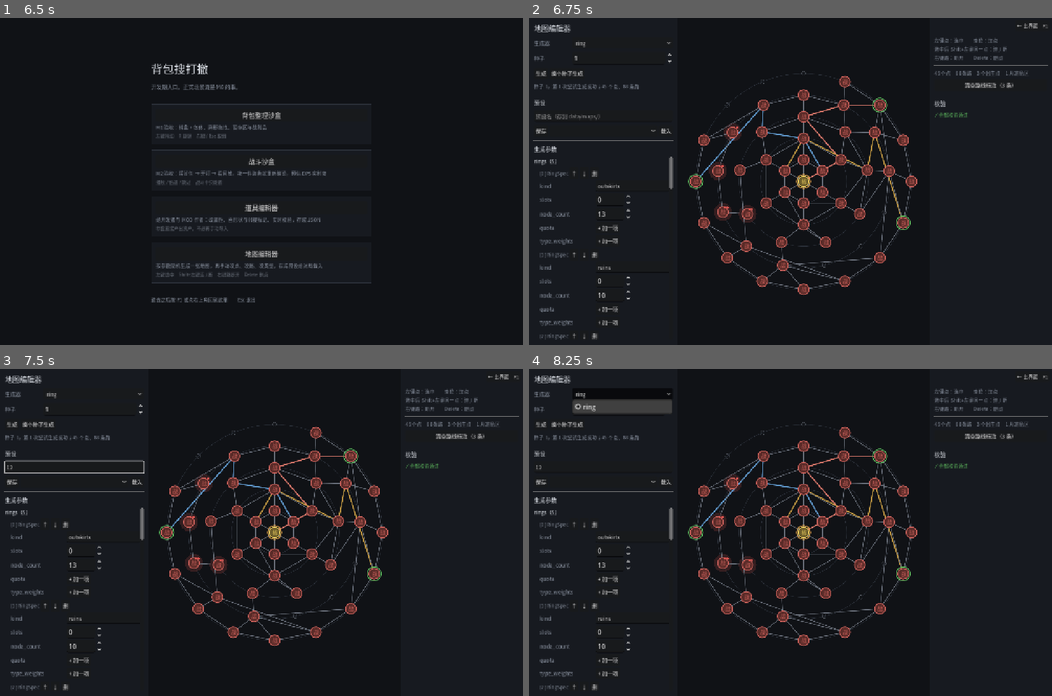
Above: before the commit, frames 1-4 (two rows, left to right).
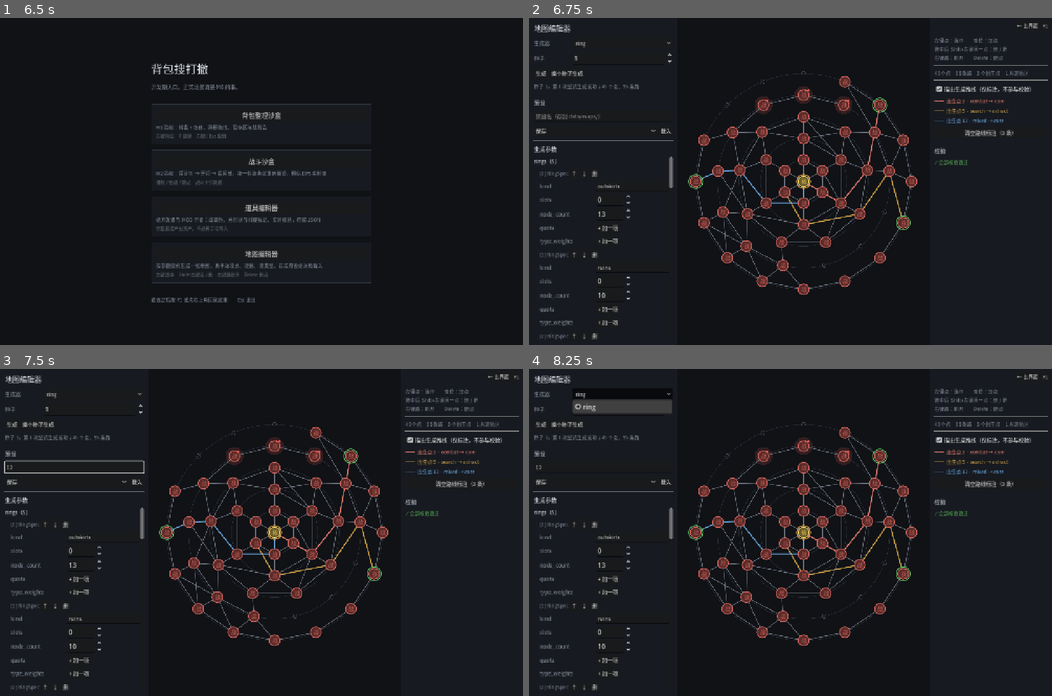
Above: after the commit, the same moments.

Repository: oZlUche/packsoudc
Game: Godot game, scene res://ui/launcher.tscn
The game is run twice, just before and just after one commit, with the same random seed, the same clock (stepped at 60 frames per second) and the same inputs.
Inputs (mouse positions are in pixels of both pictures, inside the frame that each line leads up to):
- Up to frame 1 (6.5 s): click "背包整理沙盒" at 0.5 s; click "← 主界面 F1" at 1.25 s; click "战斗沙盒" at 2 s; click "← 主界面 F1" at 2.75 s; click "道具编辑器" at 3.5 s; click (230, 112) at 4.27 s; type "12" at 4.35 s; click (219, 148) at 4.5 s; type "12" at 4.58 s; click "← 主界面 F1" at 5 s; click "有未保存的改动 · 再按一次 F1 离开" at 5.75 s
- Up to frame 2 (6.75 s): click "地图编辑器" at 6.5 s
- Up to frame 3 (7.5 s): click (73, 467) at 7.27 s; type "12" at 7.35 s
- Up to frame 4 (8.25 s): click "ring" at 8 s

Frame 1 is identical in both runs. In frame 2, 2.8% of the frame differs, in the area x 18-100%, y 16-81%; in frame 3, 2.8%; in frame 4, 2.8%.

Commit message:
fix(map): 路线是生成规则不是合格条件；单条路径加长度上限
作者指正两处、问了一句。

路线从校验里拿掉：skeleton / pivot / zone_skeleton 三条规则删除。路线决定地图
怎么长出来，长出来之后一张图合不合格只看它自己；graph.routes 只是标注
（开局挑出生点时给玩家看的），手改、手绘的图可以没有或对不上。
生成器照旧按这些规则长图，只是不再拿它们判一张图的死活。

编辑器里的彩色粗线就是这份标注 —— 画了却没给图例，现在右栏有图例与开关。

新增 edge_max_ring_offset / edge_max_slot_offset（默认各 1），写进 layout_meta。
跨环的槽位偏移用外环的槽位量：第一版投到内环上，内环六个槽位时一格 60°，
等于没限制。连带三处：
- 正对空白区的点可以没有向内的边，靠同环的弧连到别处；
- 路线撞上空白区时沿当前环横着挪，不再拉一条长边跳过去；
- 断边不许断出孤岛（断之前查连通）——「每个点都有向内的径向边」不再成立，
  连通性不能再指望它兜底。断边概率 1.0 时第一次尝试就连通。
route_drift 默认 2 -> 1 且受上限约束，034 里按环长缩放的做法作废。

64 种子 × 3~7 环全部成功，失败原因仍只有 zone_missing。
测试 1728 -> 1752 断言。

Co-Authored-By: Claude Fable 5.1 <noreply@anthropic.com>

Diff:
--- a/core/map/generators/ring_map_config.gd
+++ b/core/map/generators/ring_map_config.gd
@@ -17,7 +17,7 @@
 @export var entry_min_gap: int = 2
 ## 向内走时，下一环的候选槽位在当前次序比例的 ± 多少个槽位之内。
 ## 单位是【最外环的槽位】，到内环按环长等比缩小（至少 1）—— 和 entry_min_gap 同一把尺
-@export var route_drift: int = 2
+@export var route_drift: int = 1
 ## 走过几环之后才允许路线合流。太早合流，风格就没意义了
 @export var converge_after_ring: int = 2
 ## 相邻路线之间每隔几环要有一个换乘点。0 = 不要 ——
@@ -44,6 +44,12 @@
 @export var danger_zones: Array[DangerZoneSpec] = []
 
 @export_group("边与槽位")
+## 单条路径的长度上限：一条边两端最多差几环。生成器只连相邻环，所以 1 就是它会用到的最大值
+@export var edge_max_ring_offset: int = 1
+## 单条路径的长度上限：一条边两端最多差几个槽位。同环 = 相邻槽位；
+## 跨环 = 把里面那个点按比例投到外面那环上（外环的槽位更细，拿它当尺子），正对着的那个 ± 这么多。
+## 正对着空白区的点因此可以【没有】向内的边，它靠同环的弧连到别处
+@export var edge_max_slot_offset: int = 1
 ## 同环相邻边被断开的概率。骨架边与换乘弧不受影响
 @export var tangential_break_chance: float = 0.35
 ## 每个节点向内连接的邻近节点数范围
--- a/core/map/generators/ring_map_generator.gd
+++ b/core/map/generators/ring_map_generator.gd
@@ -44,7 +44,12 @@
 	_rng = rng
 	_graph = MapGraph.new()
 	_graph.layout_kind = &"ring"
-	_graph.layout_meta = {"ring_count": _cfg.ring_count(), "ring_slots": {}}
+	_graph.layout_meta = {
+		"ring_count": _cfg.ring_count(), "ring_slots": {},
+		# 这张图自己带着边长上限：校验、编辑器都从图上读，不必手上有配置
+		"edge_max_ring_offset": _cfg.edge_max_ring_offset,
+		"edge_max_slot_offset": _cfg.edge_max_slot_offset,
+	}
 	_ring_slots = []
 	_protected_nodes = {}
 	_protected_edges = {}
@@ -279,22 +284,22 @@
 	if exclusive:
 		need = maxi(1, floori(float(_cfg.entry_min_gap) * float(slots) / float(outer_slots)))
 
-	var cands := {}
+	var approaches := {}
 	for i in active:
 		var from_path: Array[int] = paths[i]
-		cands[i] = _inward_candidates(from_path[-1], r)
+		approaches[i] = _approach(from_path[-1], r)
 	# 候选最少的先挑 —— 先让选择多的挑，可能正好把别人唯一的落点占掉
 	var order: Array[int] = active.duplicate()
 	order.sort_custom(func(a: int, b: int) -> bool:
-		var ca := (cands[a] as Array).size()
-		var cb := (cands[b] as Array).size()
+		var ca := (approaches[a]["cands"] as Array).size()
+		var cb := (approaches[b]["cands"] as Array).size()
 		return ca < cb or (ca == cb and a < b))
 
 	var taken: Array[int] = []      # 这一环上已经被挑走的槽位
 	for i in order:
-		var options: Array[int] = cands[i]
+		var options: Array[int] = approaches[i]["cands"]
 		if options.is_empty():
-			build_note = "路线走到第 %d 环没有落点（空白区挡住了，或 route_drift 太小）" % r
+			build_note = "路线走到第 %d 环没有落点：沿着外面那环怎么挪，正对着的都是空白区" % r
 			return false
 		var pool := _filter_far(options, taken, need, slots)
 		if pool.is_empty() and need > 1:
@@ -303,6 +308,15 @@
 			pool = options      # 再退一步：挤不开就合流，总好过整张图作废
 		var pick: int = pool[_rng.randi_range(0, pool.size() - 1)]
 		var path: Array[int] = paths[i]
+		# 正对着空白区时，先沿当前这环横着挪几步，挪到能向内走的地方
+		var walk: Array[int] = approaches[i]["walk"]
+		for side in walk:
+			_protect_edge(path[-1], side, &"tangential")
+			_protected_nodes[side] = true
+			path.append(side)
+		# 横着挪过之后，pick 得是从【挪到的那个点】够得着的
+		if not walk.is_empty() and not _within_limit(path[-1], pick):
+			pick = options[0]
 		_protect_edge(path[-1], pick, &"radial")
 		_protected_nodes[pick] = true
 		path.append(pick)
@@ -310,36 +324,47 @@
 	return true
 
 
-## 从 from_id 向内一环的候选落点：次序比例最接近的槽位 ± 漂移量。
+## 从 from_id 怎么走到第 to_ring 环：`{walk, cands}`。
+##
+## 正常情况 walk 为空，cands 是向内一环里够得着的点（边长上限之内，且不超过 route_drift）。
+## 正对着一段空白区时一个都够不着 —— 那就沿当前这环向两边找最近的、能向内走的点，
+## walk 是横着挪过去经过的点。**不拉一条长边跳过空白区**：单条路径有长度上限。
+func _approach(from_id: int, to_ring: int) -> Dictionary:
+	var direct := _inward_candidates(from_id, to_ring)
+	if not direct.is_empty():
+		return {"walk": [] as Array[int], "cands": direct}
+
+	var node := _graph.get_node(from_id)
+	var r := int(node.layout["ring"])
+	var slots := maxi(1, _cfg.slots_for_ring(r))
+	var map: Dictionary = _ring_slots[r]
+	var best := {"walk": [] as Array[int], "cands": [] as Array[int]}
+	for dir in [1, -1]:
+		var walk: Array[int] = []
+		var slot := int(node.layout["order"])
+		for _k in slots:
+			slot = posmod(slot + dir, slots)
+			if not map.has(slot):
+				break       # 这一边被空白区截断了
+			walk.append(int(map[slot]))
+			var cands := _inward_candidates(int(map[slot]), to_ring)
+			if not cands.is_empty():
+				if (best["cands"] as Array).is_empty() or walk.size() < (best["walk"] as Array).size():
+					best = {"walk": walk, "cands": cands}
+				break
+	return best
+
+
+## 从 from_id 向内一环够得着的点：边长上限之内，且槽位偏移不超过 route_drift。
 func _inward_candidates(from_id: int, to_ring: int) -> Array[int]:
-	var from_node := _graph.get_node(from_id)
-	var from_ring := int(from_node.layout["ring"])
-	var from_slot := int(from_node.layout["order"])
-	var from_slots := maxi(1, _cfg.slots_for_ring(from_ring))
-	var to_slots := maxi(1, _cfg.slots_for_ring(to_ring))
-	var target := roundi(float(from_slot) / float(from_slots) * float(to_slots))
-
-	# 漂移量以【最外环的槽位】为单位，随环的长度等比缩小（至少 1）。
-	# 不缩的话，内环只有六个槽位，±2 就是 ±120° —— 路线会横着穿过半张图
-	var outer_slots := maxi(1, _cfg.slots_for_ring(_cfg.ring_count()))
-	var drift := maxi(1, roundi(float(_cfg.route_drift) * float(to_slots) / float(outer_slots)))
-
-	var slot_map: Dictionary = _ring_slots[to_ring]
-	var candidates: Array[int] = []
-	for d in range(-drift, drift + 1):
-		var slot := posmod(target + d, to_slots)
-		if not slot_map.has(slot):
-			continue
-		var id := int(slot_map[slot])
-		if not candidates.has(id):
-			candidates.append(id)
-	if candidates.is_empty():
-		# 正对着一段空白区。绕到离得最近的那个点，而不是判这一次尝试作废 ——
-		# 空白区是配出来的，撞上它不是运气问题，重试也还会撞
-		var near := _nearest_in_ring(from_slot, from_slots, to_ring)
-		if near >= 0:
-			candidates.append(near)
-	return candidates
+	if to_ring <= 0:
+		return [CORE_ID] as Array[int]
+	var reach := float(mini(_cfg.route_drift, _cfg.edge_max_slot_offset)) + 0.5
+	var out: Array[int] = []
+	for id in _reachable_in_ring(from_id, to_ring):
+		if _slot_offset(from_id, id) <= reach:
+			out.append(id)
+	return out
 
 
 func _filter_far(ids: Array[int], taken: Array[int], need: int, slots: int) -> Array[int]:
@@ -491,7 +516,7 @@
 	return r >= spec.ring_range.x and r <= spec.ring_range.y
 
 
-## 空间上挨着的点：同环相邻槽位，以及相邻环次序最近的。
+## 空间上挨着的点：同环相邻槽位，以及相邻环上边长上限之内的。
 ##
 ## 用的是槽位关系而不是图上的边 —— 这一步边还没建，而「挨着」本来就是几何概念。
 func _spatial_neighbors(id: int) -> Array[int]:
@@ -507,27 +532,72 @@
 	var map: Dictionary = _ring_slots[r]
 	for d in [-1, 1]:
 		var s := posmod(slot + d, slots)
-		if map.has(s):
+		if map.has(s) and not out.has(int(map[s])):
 			out.append(int(map[s]))
 	for rr in [r - 1, r + 1]:
-		if rr < 1 or rr > _cfg.ring_count():
-			continue
-		var near := _nearest_in_ring(slot, slots, rr)
-		if near >= 0:
-			out.append(near)
+		if rr >= 1 and rr <= _cfg.ring_count():
+			out.append_array(_reachable_in_ring(id, rr))
 	return out
 
 
-func _nearest_in_ring(slot: int, from_slots: int, to_ring: int) -> int:
-	var to_slots := maxi(1, _cfg.slots_for_ring(to_ring))
-	var target := roundi(float(slot) / float(from_slots) * float(to_slots))
-	var map: Dictionary = _ring_slots[to_ring]
-	for d in to_slots:
-		for sign in [1, -1]:
-			var s := posmod(target + d * sign, to_slots)
-			if map.has(s):
-				return int(map[s])
-	return -1
+## 第 to_ring 环上，从 from_id 拉一条边过去不超长的全部点，由近到远。
+func _reachable_in_ring(from_id: int, to_ring: int) -> Array[int]:
+	var out: Array[int] = []
+	if to_ring < 1 or to_ring > _cfg.ring_count():
+		return out
+	for id in _slots_sorted(to_ring):
+		if _within_limit(from_id, id):
+			out.append(id)
+	out.sort_custom(func(a: int, b: int) -> bool:
+		var da := _slot_offset(from_id, a)
+		var db := _slot_offset(from_id, b)
+		return da < db or (da == db and a < b))
+	return out
+
+
+## 一条边的长度上限（5.4「单条路径的长度」）：环位偏移与槽位偏移各不超过配置值。
+func _within_limit(a: int, b: int) -> bool:
+	return edge_within_limit(_graph, a, b, _cfg.edge_max_ring_offset, _cfg.edge_max_slot_offset)
+
+
+func _slot_offset(a: int, b: int) -> float:
+	return slot_offset(_graph, a, b)
+
+
+## 两点之间的槽位偏移。同环 = 环上隔几个槽位；跨环 = 把【里面那个点】按比例投到外面那环上，
+## 看它与外面那个点差几个槽位（小数）。连着核心的边没有槽位可言，算 0。
+##
+## 用外环的槽位当尺子，因为它更细：内环只有六个槽位时一格就是 60°，
+## 拿它量「± 1 格」等于什么都没限制。
+static func slot_offset(graph: MapGraph, a: int, b: int) -> float:
+	var na := graph.get_node(a)
+	var nb := graph.get_node(b)
+	var ra := int(na.layout.get("ring", 0))
+	var rb := int(nb.layout.get("ring", 0))
+	if ra == 0 or rb == 0:
+		return 0.0
+	var outer := na if ra >= rb else nb
+	var inner := nb if ra >= rb else na
+	var table: Dictionary = graph.layout_meta.get("ring_slots", {})
+	var r_out := int(outer.layout["ring"])
+	var r_in := int(inner.layout["ring"])
+	var s_out := float(int(table.get(r_out, table.get(str(r_out), 1))))
+	var s_in := float(int(table.get(r_in, table.get(str(r_in), 1))))
+	var projected := float(int(inner.layout["order"])) / maxf(1.0, s_in) * s_out
+	var diff := fposmod(projected - float(int(outer.layout["order"])), s_out)
+	return minf(diff, s_out - diff)
+
+
+## 半个槽位的余量：跨环投影是小数，「正对着的那个 ± 1」量出来最多 1.5。
+static func edge_within_limit(
+	graph: MapGraph, a: int, b: int, max_ring: int, max_slot: int
+) -> bool:
+	var ra := int(graph.get_node(a).layout.get("ring", 0))
+	var rb := int(graph.get_node(b).layout.get("ring", 0))
+	if absi(ra - rb) > max_ring:
+		return false
+	var slack := 0.0 if ra == rb else 0.5
+	return slot_offset(graph, a, b) <= float(max_slot) + slack
 #endregion
 
 
@@ -549,32 +619,20 @@
 			var from_id := int(map[slot])
 			var want := _rng.randi_range(
 				maxi(1, _cfg.radial_links.x), maxi(1, _cfg.radial_links.y))
-			for target in _nearest_inward(slot, slots, r - 1, want):
+			for target in _nearest_inward(from_id, r - 1, want):
 				if _graph.edge_between(from_id, target) == null:
 					_graph.connect_nodes(from_id, target, &"radial")
 
 
-## 内侧一环里次序最近的 want 个点（r-1 == 0 时就是核心）。
-func _nearest_inward(slot: int, from_slots: int, to_ring: int, want: int) -> Array[int]:
+## 内侧一环里够得着的、最近的 want 个点（r-1 == 0 时就是核心）。
+##
+## 一个都够不着（正对着空白区）就一条向内的边也没有 —— 它靠同环的弧连到别处，
+## 断边那一步保证不会把它断成孤岛。
+func _nearest_inward(from_id: int, to_ring: int, want: int) -> Array[int]:
 	if to_ring <= 0:
 		return [CORE_ID] as Array[int]
-	var to_slots := maxi(1, _cfg.slots_for_ring(to_ring))
-	var target := roundi(float(slot) / float(from_slots) * float(to_slots))
-	var out: Array[int] = []
-	var map: Dictionary = _ring_slots[to_ring]
-	# 第一条无论多远都要连上（连通性靠它）；多出来的只连近处的 ——
-	# 正对着空白区时「第二近」可能在环的另一头，那条边会横穿半张图
-	var reach := 1 + to_slots / 8
-	for d in to_slots:
-		if not out.is_empty() and d > reach:
-			break
-		for sign in [1, -1]:
-			if out.size() >= want:
-				return out
-			var s := posmod(target + d * sign, to_slots)
-			if map.has(s) and not out.has(int(map[s])):
-				out.append(int(map[s]))
-	return out
+	var near := _reachable_in_ring(from_id, to_ring)
+	return near.slice(0, mini(want, near.size()))
 
 
 ## 把高危区的生长树补成真的边，并保护起来 —— 区内别的边照样可断（断成死胡同没关系，
@@ -628,7 +686,7 @@
 			var id := int(map[slot])
 			if _graph.get_node(id).zone != 0 or _has_inward_edge(id, r):
 				continue
-			var target := _nearest_free_inward(slot, slots, r - 1)
+			var target := _nearest_free_inward(id, r - 1)
 			if target >= 0:
 				_graph.connect_nodes(id, target, &"radial")
 
@@ -640,18 +698,13 @@
 	return false
 
 
-## 内侧一环里次序最近、且不在任何高危区里的点。
-func _nearest_free_inward(slot: int, from_slots: int, to_ring: int) -> int:
+## 内侧一环里够得着、且不在任何高危区里的最近的点。没有就 -1。
+func _nearest_free_inward(from_id: int, to_ring: int) -> int:
 	if to_ring <= 0:
 		return CORE_ID
-	var to_slots := maxi(1, _cfg.slots_for_ring(to_ring))
-	var target := roundi(float(slot) / float(from_slots) * float(to_slots))
-	var map: Dictionary = _ring_slots[to_ring]
-	for d in to_slots:
-		for sign in [1, -1]:
-			var s := posmod(target + d * sign, to_slots)
-			if map.has(s) and _graph.get_node(int(map[s])).zone == 0:
-				return int(map[s])
+	for id in _reachable_in_ring(from_id, to_ring):
+		if _graph.get_node(id).zone == 0:
+			return id
 	return -1
 
 
@@ -666,9 +719,11 @@
 	return null
 
 
-## 断边：同环弧按概率断开。**骨架边与换乘弧不碰。**
-##
-## 区内的边也可断 —— 区内断成死胡同没关系，走回头路就是。
+## 断边：同环弧按概率断开。**骨架边与换乘弧不碰，也不许断出孤岛。**
+##
+## 边有长度上限之后，「每个点都有向内的径向边」不再成立（正对着空白区的点够不着内环），
+## 连通性不能再指望径向边兜底。所以每断一条之前先看：断了它两头还连得上吗？
+## 连不上就留着。区内断成死胡同没关系，走回头路就是 —— 但死胡同得进得去。
 func _break_tangentials() -> void:
 	var doomed: Array[MapEdge] = []
 	for e in _graph.edges:
@@ -678,6 +733,8 @@
 			doomed.append(e)
 	for e in doomed:
 		_graph.remove_edge(e)
+		if not reachable_from(_graph, [e.from_id] as Array[int]).has(e.to_id):
+			_graph.add_edge(e)
 #endregion
 
 
@@ -711,41 +768,25 @@
 				% [r, slots, prev_slots])
 		prev_slots = slots
 
-	# --- 骨架完整：每条路线仍是一条走得通的简单路径 ---
-	for route in graph.routes:
-		var ids: Array = route["node_ids"]
-		var seen := {}
-		for i in ids.size():
-			var id := int(ids[i])
-			if seen.has(id):
-				v.fail(&"skeleton", "路线 %s 上节点 %d 出现两次，不是简单路径"
-					% [route.get("style", "?"), id])
-			seen[id] = true
-			if i > 0 and graph.edge_between(int(ids[i - 1]), id) == null:
-				v.fail(&"skeleton", "路线 %s 断了：%d 与 %d 之间没有边"
-					% [route.get("style", "?"), ids[i - 1], id])
-		if ids.is_empty() or int(ids[0]) != int(route["entry_id"]):
-			v.fail(&"skeleton", "路线 %s 的起点不是它的出生点" % route.get("style", "?"))
-		elif String(route.get("ends_at", "core")) == "core" and int(ids[-1]) != CORE_ID:
-			v.fail(&"skeleton", "路线 %s 说要去核心，末端却不是核心" % route.get("style", "?"))
-		elif String(route.get("ends_at", "core")) == "extract" \
-				and int(ring_of.get(int(ids[-1]), -1)) != 1:
-			v.fail(&"skeleton", "路线 %s 该停在核心前一环" % route.get("style", "?"))
-
-	# --- 高危区：区内连通、与区外恰好一条边、不含骨架节点 ---
-	var skeleton := {}
-	for route in graph.routes:
-		for id in (route["node_ids"] as Array):
-			skeleton[int(id)] = true
+	# 【路线不在这里查。】路线是用来生成地图的规则，不是一张图合不合格的条件 ——
+	# 它们留在 graph.routes 里只是标注（开局给玩家挑出生点时看的），
+	# 手改过的图、手绘的图完全可以没有，或者对不上。
+
+	# --- 单条路径的长度上限 ---
+	var max_ring := int(graph.layout_meta.get("edge_max_ring_offset", 1))
+	var max_slot := int(graph.layout_meta.get("edge_max_slot_offset", 1))
+	for e in graph.edges:
+		if not edge_within_limit(graph, e.from_id, e.to_id, max_ring, max_slot):
+			v.fail(&"edge_length", "%d ↔ %d 这条路太长：最多差 %d 环、%d 个槽位"
+				% [e.from_id, e.to_id, max_ring, max_slot])
+
+	# --- 高危区：区内连通、与区外恰好一条边 ---
 	for zone_id in graph.zones:
 		var info: Dictionary = graph.zones[zone_id]
 		var ids: Array = info["node_ids"]
 		var inside := {}
 		for id in ids:
 			inside[int(id)] = true
-			if skeleton.has(int(id)):
-				v.fail(&"zone_skeleton", "高危区 %s 占了骨架节点 %d —— 它该是岔出去的诱惑，不是路障"
-					% [zone_id, id])
 		var gates := 0
 		for e in graph.edges:
 			if inside.has(e.from_id) != inside.has(e.to_id):
@@ -761,9 +802,6 @@
 
 	# --- 出生点间隔 ---
 	_validate_entry_gap(graph, v, ring_of)
-
-	# --- 换乘点：相邻路线每 N 环至少能在那一环上走通 ---
-	_validate_pivots(graph, v, ring_of)
 
 
 static func _zone_connected(graph: MapGraph, ids: Array, inside: Dictionary) -> bool:
@@ -803,27 +841,6 @@
 					% [a.id, b.id, dist, _cfg.entry_min_gap])
 
 
-func _validate_pivots(graph: MapGraph, v: MapValidation, ring_of: Dictionary) -> void:
-	var step := _cfg.pivot_every_rings if _cfg != null else 0
-	if step <= 0 or graph.routes.size() < 2:
-		return
-	for i in graph.routes.size():
-		var a: Dictionary = graph.routes[i]
-		var b: Dictionary = graph.routes[(i + 1) % graph.routes.size()]
-		var linked := false
-		for r in range(int(graph.layout_meta.get("ring_count", 0)), 0, -step):
-			var id_a := _node_on_ring(graph, a, r, ring_of)
-			var id_b := _node_on_ring(graph, b, r, ring_of)
-			if id_a < 0 or id_b < 0:
-				continue
-			if id_a == id_b or _connected_within_ring(graph, id_a, id_b, r, ring_of):
-				linked = true
-				break
-		if not linked:
-			v.fail(&"pivot", "路线 %s 与 %s 之间没有换乘点 —— 风格会变成开局定终身"
-				% [a.get("style", "?"), b.get("style", "?")])
-
-
 static func _node_on_ring(graph: MapGraph, route: Dictionary, r: int, ring_of: Dictionary) -> int:
 	for id in (route["node_ids"] as Array):
 		if int(ring_of.get(int(id), -1)) == r:
--- a/tests/test_ring_map_generator.gd
+++ b/tests/test_ring_map_generator.gd
@@ -141,12 +141,19 @@
 				return "路线 %s 说去核心，末端却不是" % route["style"]
 		elif _ring_of(g, int(ids[-1])) != 1:
 			return "路线 %s 该停在核心前一环" % route["style"]
-		# 逐环向内，一环不跳
+		# 每一步要么向内一环，要么沿当前这环横着挪（正对着空白区时）—— 不向外、不跳环
 		for i in range(1, ids.size()):
 			var a := _ring_of(g, int(ids[i - 1]))
 			var b := _ring_of(g, int(ids[i]))
-			if b != a - 1:
+			if b != a - 1 and b != a:
 				return "路线 %s 从第 %d 环跳到了第 %d 环" % [route["style"], a, b]
+
+	# --- 单条路径的长度上限：每一条边都守 ---
+	for e in g.edges:
+		if not RingMapGenerator.edge_within_limit(
+				g, e.from_id, e.to_id, cfg.edge_max_ring_offset, cfg.edge_max_slot_offset):
+			return "边 %d↔%d 超长：槽位偏移 %.2f" % [
+				e.from_id, e.to_id, RingMapGenerator.slot_offset(g, e.from_id, e.to_id)]
 
 	# --- 高危区：区内连通、与区外恰好一条边、不含骨架节点 ---
 	var skeleton := {}
@@ -260,6 +267,69 @@
 		"而且说得出为什么：%s" % gen.build_note)
 
 
+static func run_routes_are_not_validity(t: TestCase) -> void:
+	t.begin("环形生成器 · 路线是生成规则，不是合格条件")
+
+	var gen := _gen()
+	var g := gen.generate(RingMapConfig.sample(5), 4)
+	t.not_null(g, "先有一张图")
+	if g == null:
+		return
+	t.check(not g.routes.is_empty(), "生成器留下了路线标注（开局挑出生点时给玩家看的）")
+
+	# 把标注清掉、改乱，图照样合格
+	g.routes = [] as Array[Dictionary]
+	var v := MapValidation.new()
+	gen.validate(g, v)
+	t.check(v.ok(), "没有路线标注，照样合格：%s" % v.to_text())
+
+	g.routes = [{"entry_id": g.entry_ids[0], "style": "whatever", "ends_at": "core",
+		"node_ids": [g.entry_ids[0], RingMapGenerator.CORE_ID]}] as Array[Dictionary]
+	v = MapValidation.new()
+	gen.validate(g, v)
+	t.check(v.ok(), "标注与图对不上，也照样合格：%s" % v.to_text())
+
+
+static func run_edge_limit(t: TestCase) -> void:
+	t.begin("环形生成器 · 单条路径的长度上限")
+
+	var cfg := RingMapConfig.sample(5)
+	var gen := _gen()
+	var g := gen.generate(cfg, 8)
+	t.not_null(g, "先有一张图")
+	if g == null:
+		return
+	t.eq(int(g.layout_meta["edge_max_slot_offset"]), cfg.edge_max_slot_offset,
+		"上限跟着图走 —— 校验与编辑器从图上读，不必手上有配置")
+
+	# 手动拉一条横穿半张图的边：校验说它太长
+	var outer := cfg.ring_count()
+	var slots := cfg.slots_for_ring(outer)
+	var a := -1
+	var b := -1
+	for id in g.node_ids():
+		if _ring_of(g, id) != outer:
+			continue
+		if a < 0:
+			a = id
+		elif RingMapGenerator.slot_offset(g, a, id) >= float(slots) / 3.0:
+			b = id
+			break
+	t.check(a >= 0 and b >= 0, "最外环上找得到两个隔得远的点")
+	g.connect_nodes(a, b, &"tangential")
+	var v := MapValidation.new()
+	gen.validate(g, v)
+	t.check(v.rules().has(&"edge_length"), "拉一条超长的边 → edge_length")
+
+	# 断边概率拉满也散不了架：断之前先看会不会断出孤岛
+	# （用没有高危区的小图，免得「高危区没长起来」的重试混进来）
+	var brittle := RingMapConfig.sample(4)
+	brittle.tangential_break_chance = 1.0
+	for s in 16:
+		var gg := _gen()
+		t.not_null(gg.generate(brittle, s, 1), "切向边能断的全断，第一次尝试就连通（种子 %d）" % s)
+
+
 static func run_lockstep(t: TestCase) -> void:
 	t.begin("环形生成器 · 路线同步生长，合流之前互不相撞")
 
@@ -338,7 +408,11 @@
 static func run_pivots(t: TestCase) -> void:
 	t.begin("环形生成器 · 换乘点真的走得通")
 
+	# 换乘是生成规则，不是合格条件 —— 弧上横着一段空白区时它连不过去，那张图照样合格。
+	# 所以这里把空白区去掉再测：没有空白区，换乘弧就该条条走得通
 	var cfg := RingMapConfig.sample(5)
+	for spec in cfg.rings:
+		spec.node_count = 0
 	for s in 12:
 		var g := _gen().generate(cfg, s)
 		if g == null:
--- a/ui/map/map_view.gd
+++ b/ui/map/map_view.gd
@@ -29,6 +29,13 @@
 var show_free_slots: bool = false:
 	set(v):
 		show_free_slots = v
+		queue_redraw()
+
+## 把生成器留下的路线标注描出来。路线只是「这张图当初是照着什么规则长出来的」，
+## 不是图的一部分 —— 关掉它，图一点不变
+var show_routes: bool = true:
+	set(v):
+		show_routes = v
 		queue_redraw()
 
 var _layout: MapLayout = null
@@ -146,7 +153,7 @@
 
 	# 路线经过的边：哪条边属于哪条路线
 	var route_of_edge := {}
-	for i in graph.routes.size():
+	for i in graph.routes.size() if show_routes else 0:
 		var ids: Array = graph.routes[i].get("node_ids", [])
 		for k in range(1, ids.size()):
 			var key := _edge_key(int(ids[k - 1]), int(ids[k]))
--- a/ui/map_editor/map_editor.gd
+++ b/ui/map_editor/map_editor.gd
@@ -443,7 +443,7 @@
 		_props.add_child(_label("%d 个点　%d 条路　%d 个出生点　%d 片高危区"
 			% [_graph.node_count(), _graph.edges.size(), _graph.entry_ids.size(), _graph.zones.size()],
 			12, UiPalette.DIM))
-		_props.add_child(_button("清空路线标注（%d 条）" % _graph.routes.size(), clear_routes))
+		_add_route_legend()
 		return
 
 	var id := n.id
@@ -477,6 +477,26 @@
 	_props.add_child(_button("删除这个点", func(): delete_node(id)))
 
 
+## 彩色粗线是什么：生成器当初铺的路线。**只是标注** —— 它们是生成地图用的规则，
+## 不参与校验，手改之后对不上也无妨。
+func _add_route_legend() -> void:
+	if _graph.routes.is_empty():
+		return
+	_props.add_child(HSeparator.new())
+	var show := CheckBox.new()
+	show.text = "描出生成路线（仅标注，不参与校验）"
+	show.button_pressed = _view.show_routes
+	_style(show)
+	show.toggled.connect(func(on: bool): _view.show_routes = on)
+	_props.add_child(show)
+	for i in _graph.routes.size():
+		var route: Dictionary = _graph.routes[i]
+		_props.add_child(_label("━━  出生点 %d · %s → %s"
+			% [route.get("entry_id", -1), route.get("style", "?"), route.get("ends_at", "?")],
+			12, MapNodeStyle.route_color(i)))
+	_props.add_child(_button("清空路线标注（%d 条）" % _graph.routes.size(), clear_routes))
+
+
 func _on_node_pressed(id: int, button: int, shift: bool) -> void:
 	if button != MOUSE_BUTTON_LEFT:
 		return
Not shown, changed: docs/architecture.md
Not shown, added: docs/reports/035-routes-are-rules-edge-limit.md
Not shown, changed: docs/reports/README.md
